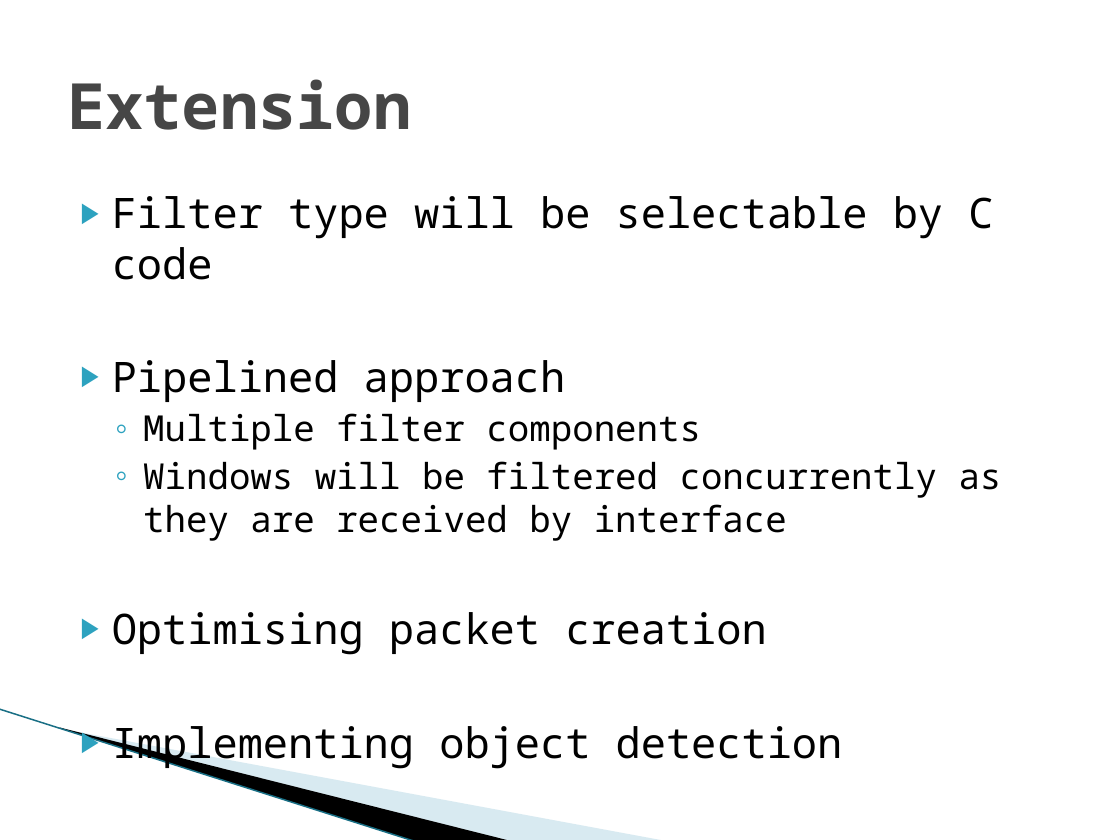
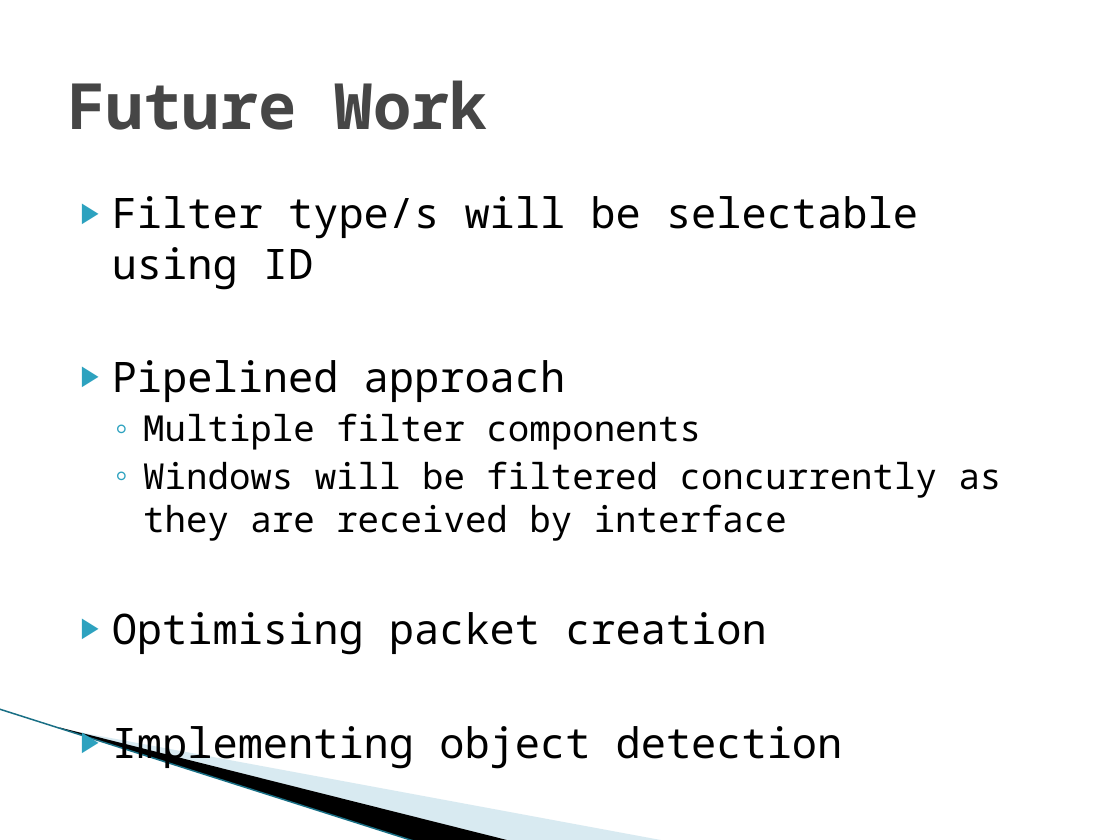
Before and after one commit to nz-Mark-Y/Object-Detection-SoC, a slide deck: slide 9 of documentation/Phase2.pptx. Drawn at 1120x840 pixels with LibreOffice and Linux fonts; fonts in the diff are those of the drawing; background and template pictures are left out. Boxes give left, top, right and bottom in pixels: in the first picture for what was removed or moved away, otherwise in the second. Text is boxed around its words. In the diff, an @@ line names an element or a change of style, - is before the commit and + after.

```diff
--- a/documentation/Phase2.pptx
+++ b/documentation/Phase2.pptx
@@ title at [67, 80, 488, 130]: text changed @@
-Extension
+Future Work
@@ text at [112, 196, 918, 290]: text changed @@
-▶ Filter type will be selectable by C code
+▶ Filter type/s will be selectable using ID
```
Also in this commit, not shown: 2 other slides changed, 1 slide added, 1 slide removed.
